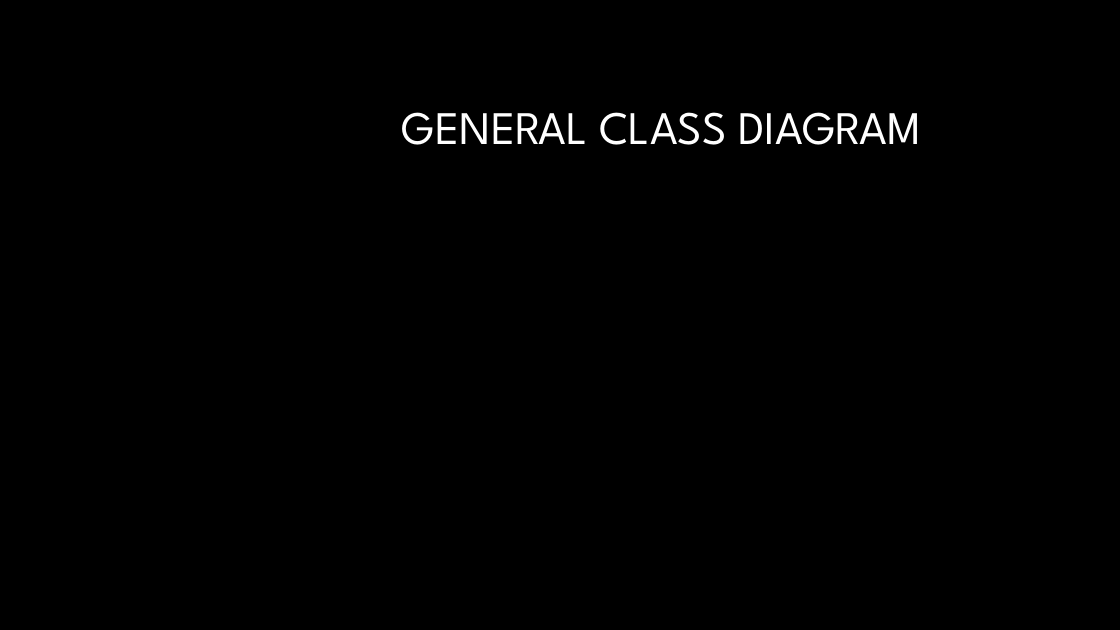
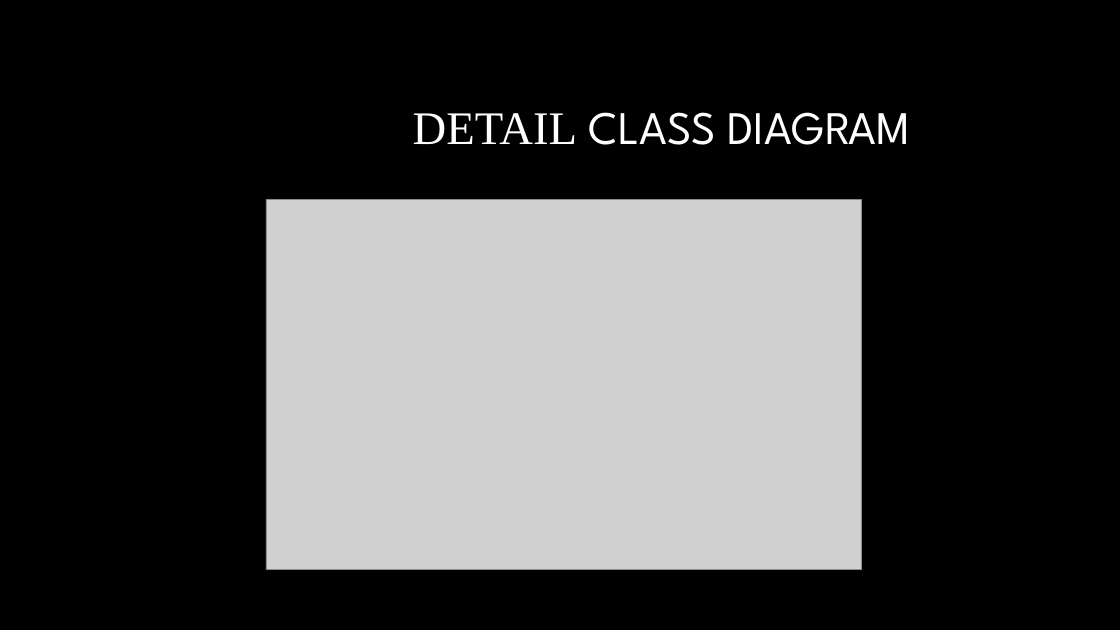
Before and after one commit to LeHieu-167/Database_Prj, a slide deck: slide 4 of Documents/OOP_Slides_Nhom13.pptx. Drawn at 1120x630 pixels with LibreOffice and Linux fonts; fonts in the diff are those of the drawing; grey boxes stand for pictures; background and template pictures are left out. Boxes give left, top, right and bottom in pixels: in the first picture for what was removed or moved away, otherwise in the second. Text is boxed around its words. In the diff, an @@ line names an element or a change of style, - is before the commit and + after.

```diff
--- a/Documents/OOP_Slides_Nhom13.pptx
+++ b/Documents/OOP_Slides_Nhom13.pptx
@@ title at bbox=[413, 112, 911, 145]: text changed @@
-GENERAL CLASS DIAGRAM
+DETAIL CLASS DIAGRAM
@@ picture added at bbox=[266, 200, 862, 570] @@
```
Also in this commit, not shown: 1 other slide changed, 1 other file.
